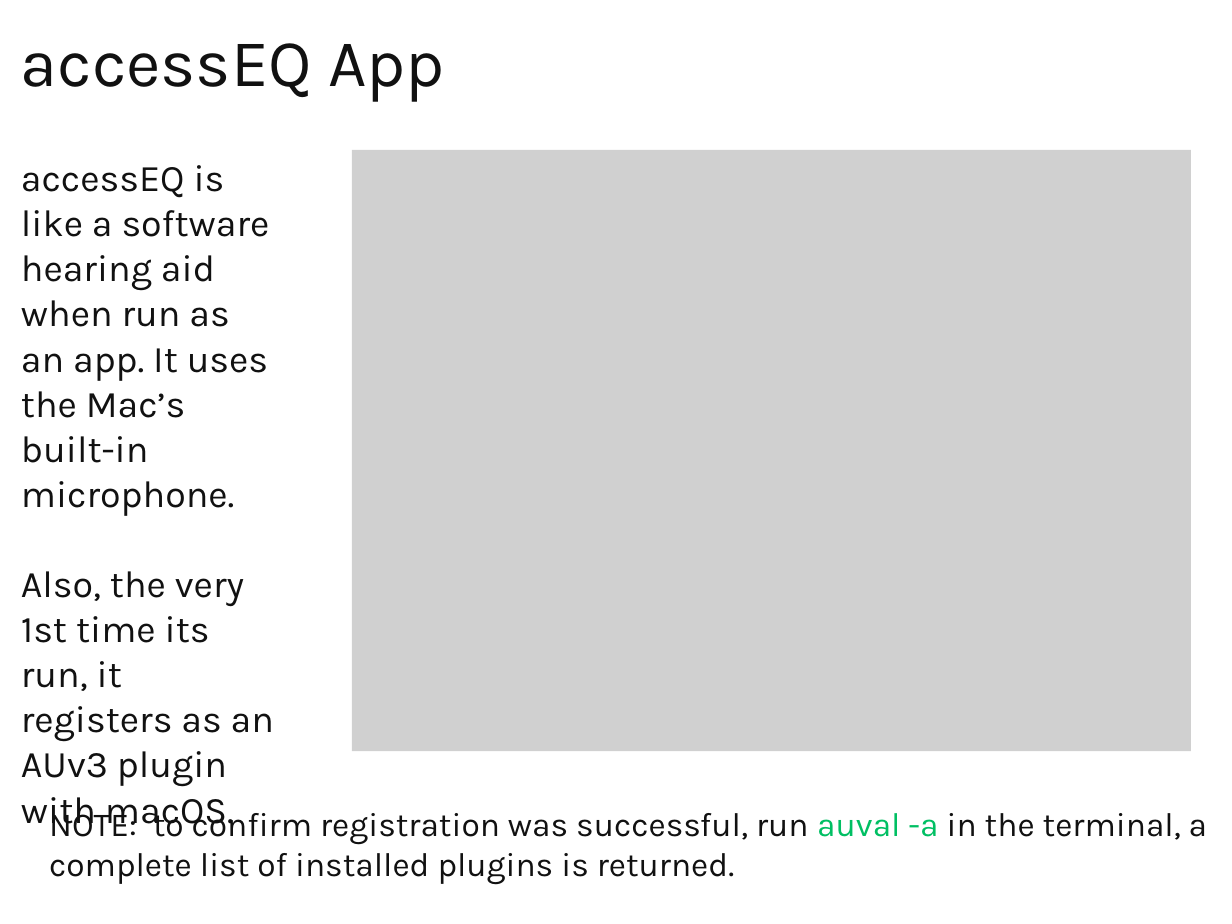
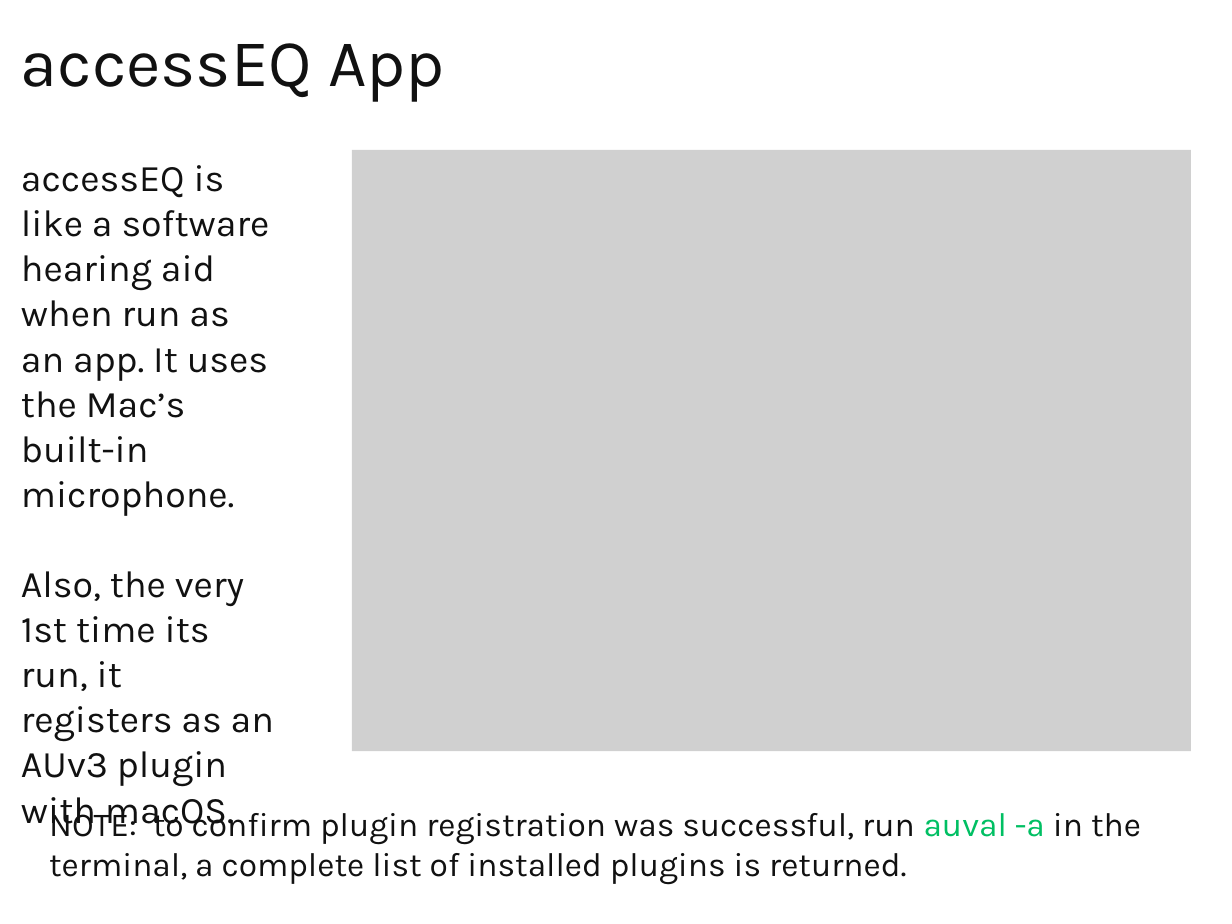
Before and after one commit to TCupolo/accessEQ, a slide deck: slide 5 of Docs/Introducing accessEQ.pptx. Drawn at 1232x924 pixels with LibreOffice and Linux fonts; fonts in the diff are those of the drawing; grey boxes stand for pictures. Boxes give left, top, right and bottom in pixels: in the first picture for what was removed or moved away, otherwise in the second. Text is boxed around its words. In the diff, an @@ line names an element or a change of style, - is before the commit and + after.

```diff
--- a/Docs/Introducing accessEQ.pptx
+++ b/Docs/Introducing accessEQ.pptx
@@ text at (49,805,1141,885): text changed @@
-NOTE: to confirm registration was successful, run auval -a in the terminal, a complete list of installed plugins is returned.
+NOTE: to confirm plugin registration was successful, run auval -a in the terminal, a complete list of installed plugins is returned.
```
Also in this commit, not shown: 9 other slides changed, 1 slide added, 2 other files.
